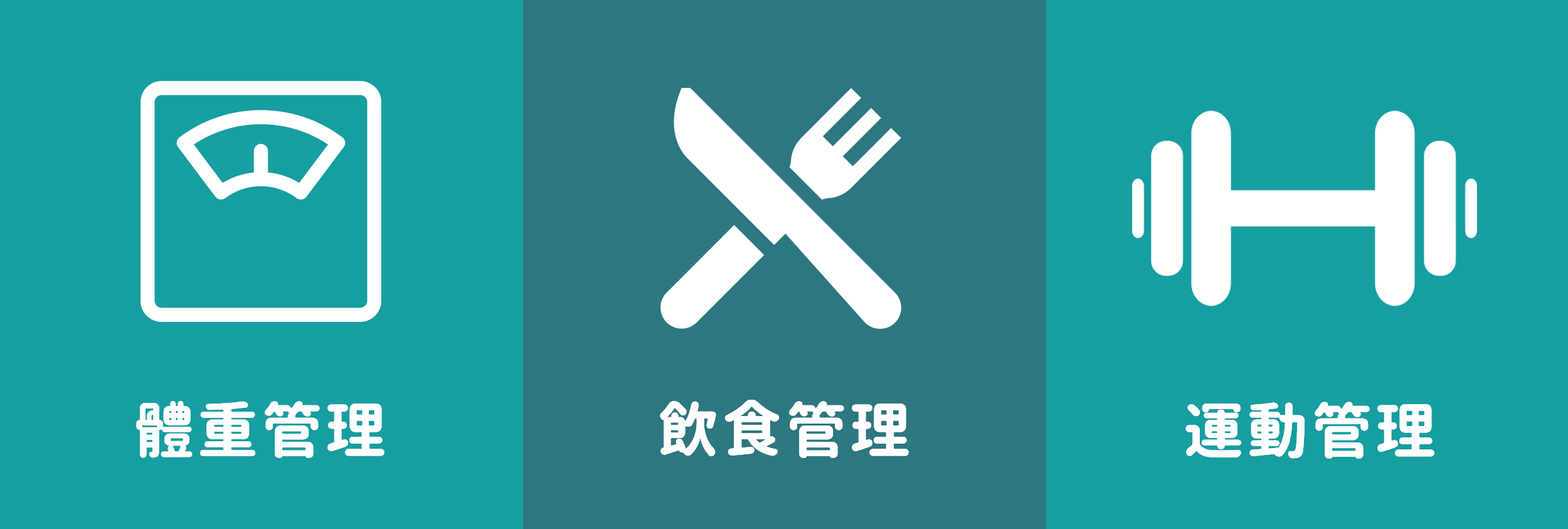
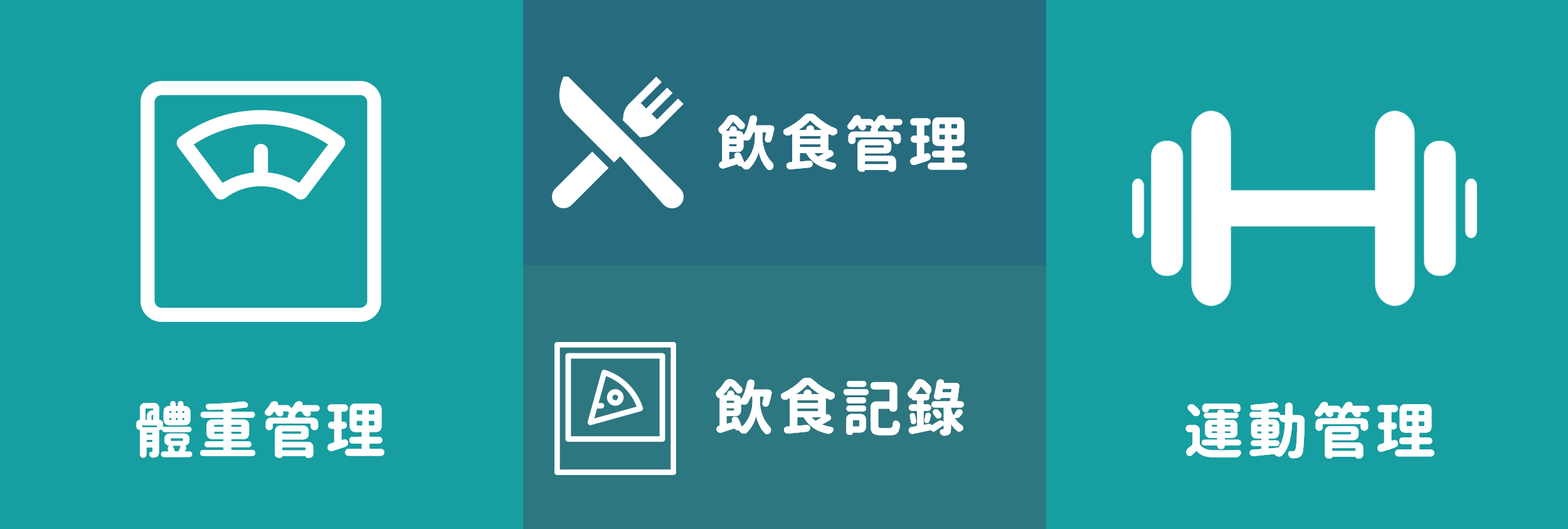
Two versions of the same layered image (1568px x 529px). Layer-by-layer changes:
painted on "restaurant" over [551, 76, 902, 329]
added layer "food-picture" above "飲食管理 拷貝" over [554, 341, 677, 475]
added layer "飲食管理 拷貝" above "飲食記錄" over [718, 113, 968, 172]
renamed "飲食管理" to "飲食記錄", painted on it over [659, 377, 965, 458]
added layer "圖層 5" above "圖層 1 拷貝 2" over [523, 0, 1047, 265]
